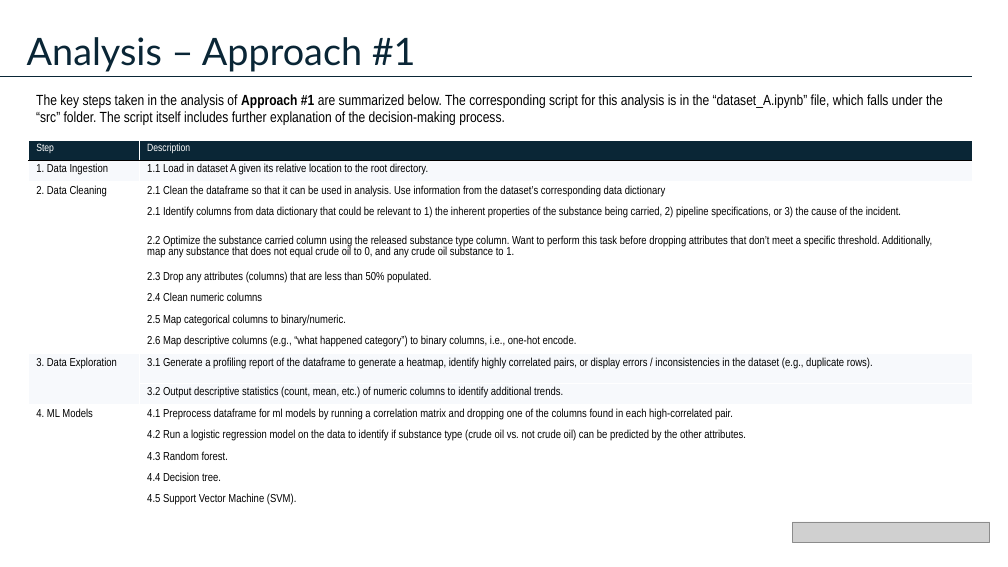
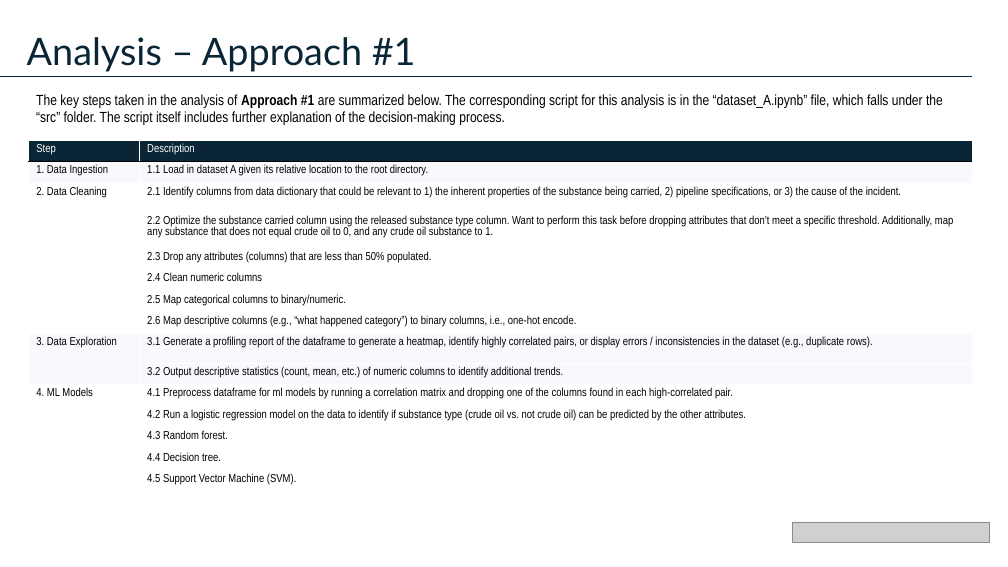
Before and after one commit to cameronmackinnon/crude_oil_accidents, a slide deck: slide 9 of presentations/Pipeline Accidents Presentation v0.pptx. Drawn at 1008x567 pixels with LibreOffice and Linux fonts; fonts in the diff are those of the drawing; grey boxes stand for pictures. Boxes give left, top, right and bottom in pixels: in the first picture for what was removed or moved away, otherwise in the second. Text is boxed around its words. In the diff, an @@ line names an element or a change of style, - is before the commit and + after.

```diff
--- a/presentations/Pipeline Accidents Presentation v0.pptx
+++ b/presentations/Pipeline Accidents Presentation v0.pptx
@@ table at (29, 140, 972, 497) @@
-row 3: 2. Data Cleaning | 2.1 Clean the dataframe so that it can be used in analysis. Use information from the dataset’s corresponding data dictionary
-row 4:  | 2.1 Identify columns from data dictionary that could be relevant to 1) the inherent properties of the substance being carried, 2) pipeline specifications, or 3) the cause of the incident.
+row 3: 2. Data Cleaning | 2.1 Identify columns from data dictionary that could be relevant to 1) the inherent properties of the substance being carried, 2) pipeline specifications, or 3) the cause of the incident.
```
Also in this commit, not shown: 7 other slides changed, 5 slides added, 3 slides removed, 7 other files.
